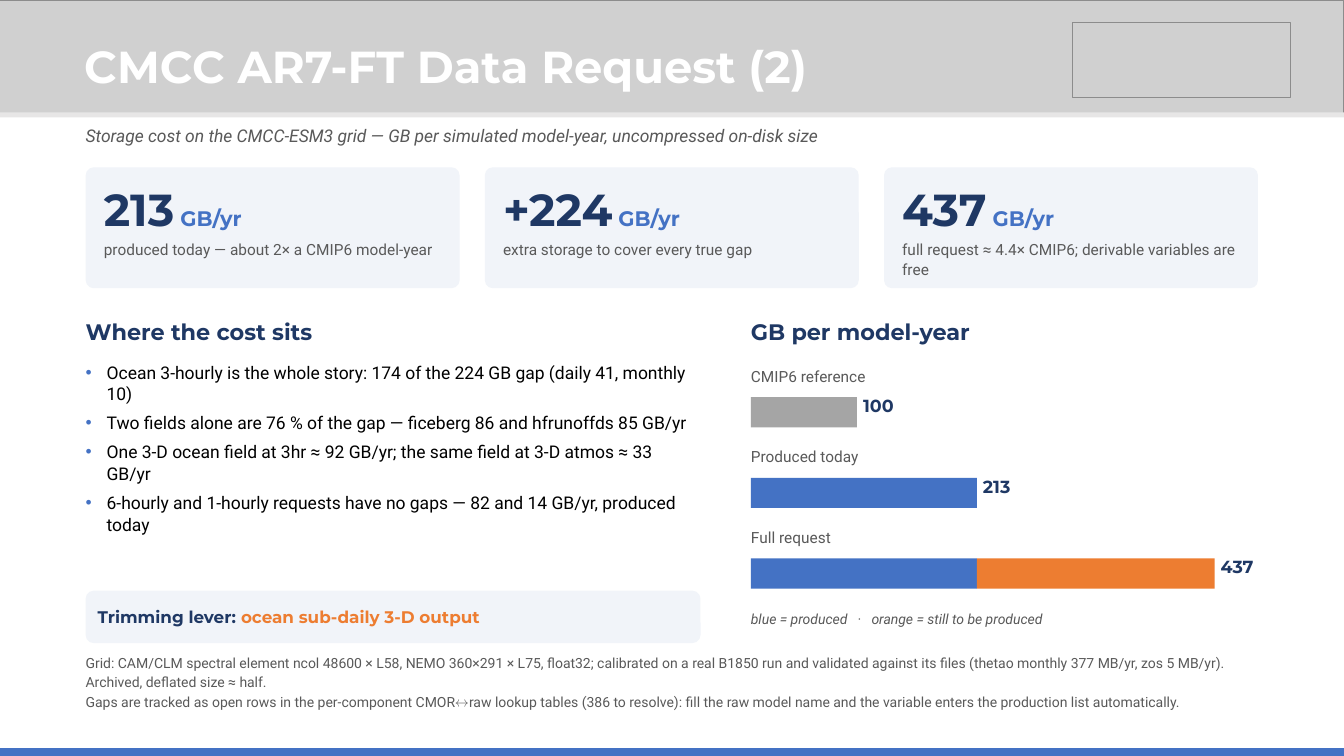
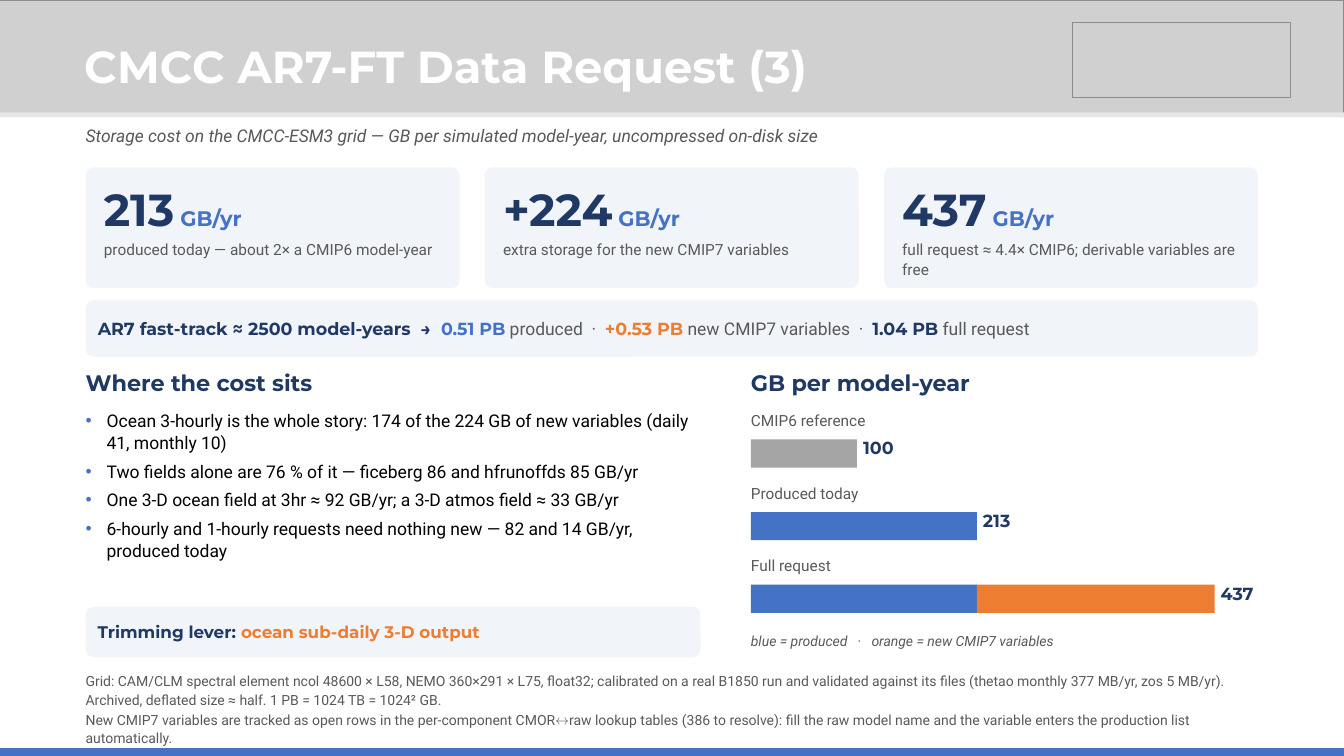
Before and after one commit to CMCC-Foundation/cmcc_cmip_data_request, a slide deck: slide 3 of cmcc_selection/slides/dr_filled.pptx. Drawn at 1344x756 pixels with LibreOffice and Linux fonts; fonts in the diff are those of the drawing; grey boxes stand for pictures. Boxes give left, top, right and bottom in pixels: in the first picture for what was removed or moved away, otherwise in the second. Text is boxed around its words. In the diff, an @@ line names an element or a change of style, - is before the commit and + after.

```diff
--- a/cmcc_selection/slides/dr_filled.pptx
+++ b/cmcc_selection/slides/dr_filled.pptx
@@ text at bbox=[84, 50, 807, 91]: text changed @@
-CMCC AR7-FT Data Request (2)
+CMCC AR7-FT Data Request (3)
@@ text at bbox=[503, 243, 789, 258]: text changed @@
-extra storage to cover every true gap
+extra storage for the new CMIP7 variables
@@ rounded rectangle added at bbox=[86, 300, 1258, 357], fill #F1F4F9 @@
@@ text added at bbox=[98, 321, 1030, 339], 12.5 pt, text #595959, bold @@
+AR7 fast-track ≈ 2500 model-years → 0.51 PB produced · +0.53 PB new CMIP7 variables · 1.04 PB full request
@@ text "Where the cost sits": place and size @@
-text "Where the cost sits" at bbox=[86, 322, 312, 340]
+text "Where the cost sits" at bbox=[86, 373, 312, 391]
@@ text "GB per model-year": place and size @@
-text "GB per model-year" at bbox=[751, 323, 970, 345]
+text "GB per model-year" at bbox=[751, 374, 970, 396]
@@ text at bbox=[107, 413, 688, 561]: text changed @@
-• Ocean 3-hourly is the whole story: 174 of the 224 GB gap (daily 41, monthly 10)
-• Two fields alone are 76 % of the gap — ficeberg 86 and hfrunoffds 85 GB/yr
-• One 3-D ocean field at 3hr ≈ 92 GB/yr; the same field at 3-D atmos ≈ 33 GB/yr
-• 6-hourly and 1-hourly requests have no gaps — 82 and 14 GB/yr, produced today
+• Ocean 3-hourly is the whole story: 174 of the 224 GB of new variables (daily 41, monthly 10)
+• Two fields alone are 76 % of it — ficeberg 86 and hfrunoffds 85 GB/yr
+• One 3-D ocean field at 3hr ≈ 92 GB/yr; a 3-D atmos field ≈ 33 GB/yr
+• 6-hourly and 1-hourly requests need nothing new — 82 and 14 GB/yr, produced today
@@ 2 texts, 1 rectangle: place and size @@
-2 texts, 1 rectangle at bbox=[751, 370, 894, 427]
+2 texts, 1 rectangle at bbox=[751, 414, 894, 468]
@@ 2 texts, 1 rectangle: place and size @@
-2 texts, 1 rectangle at bbox=[751, 450, 1010, 508]
+2 texts, 1 rectangle at bbox=[751, 487, 1010, 540]
@@ text "Full request": place and size @@
-text "Full request" at bbox=[751, 531, 831, 546]
+text "Full request" at bbox=[751, 559, 831, 574]
@@ 2 rectangles, 1 text: place and size @@
-2 rectangles, 1 text at bbox=[751, 559, 1254, 589]
+2 rectangles, 1 text at bbox=[751, 585, 1254, 613]
@@ rounded rectangle: place and size @@
-rounded rectangle at bbox=[86, 591, 701, 643]
+rounded rectangle at bbox=[86, 607, 701, 657]
@@ rounded rectangle at bbox=[86, 607, 701, 657]: proportions changed @@
@@ text "Trimming lever: ocean sub-daily 3-D ...": place and size @@
-text "Trimming lever: ocean sub-daily 3-D ..." at bbox=[98, 610, 479, 627]
+text "Trimming lever: ocean sub-daily 3-D ..." at bbox=[98, 625, 479, 642]
@@ text at bbox=[751, 635, 1053, 649]: text changed @@
-blue = produced · orange = still to be produced
+blue = produced · orange = new CMIP7 variables
@@ text at bbox=[86, 675, 1224, 746]: text changed @@
-Grid: CAM/CLM spectral element ncol 48600 × L58, NEMO 360×291 × L75, float32; calibrated on a real B1850 run and validated against its files (thetao monthly 377 MB/yr, zos 5 MB/yr). Archived, deflated size ≈ half.
-Gaps are tracked as open rows in the per-component CMOR↔raw lookup tables (386 to resolve): fill the raw model name and the variable enters the production list automatically.
+Grid: CAM/CLM spectral element ncol 48600 × L58, NEMO 360×291 × L75, float32; calibrated on a real B1850 run and validated against its files (thetao monthly 377 MB/yr, zos 5 MB/yr). Archived, deflated size ≈ half. 1 PB = 1024 TB = 1024² GB.
+New CMIP7 variables are tracked as open rows in the per-component CMOR↔raw lookup tables (386 to resolve): fill the raw model name and the variable enters the production list automatically.
```
Also in this commit, not shown: 1 other slide changed, 1 slide added, 2 slides removed, 1 other file.
